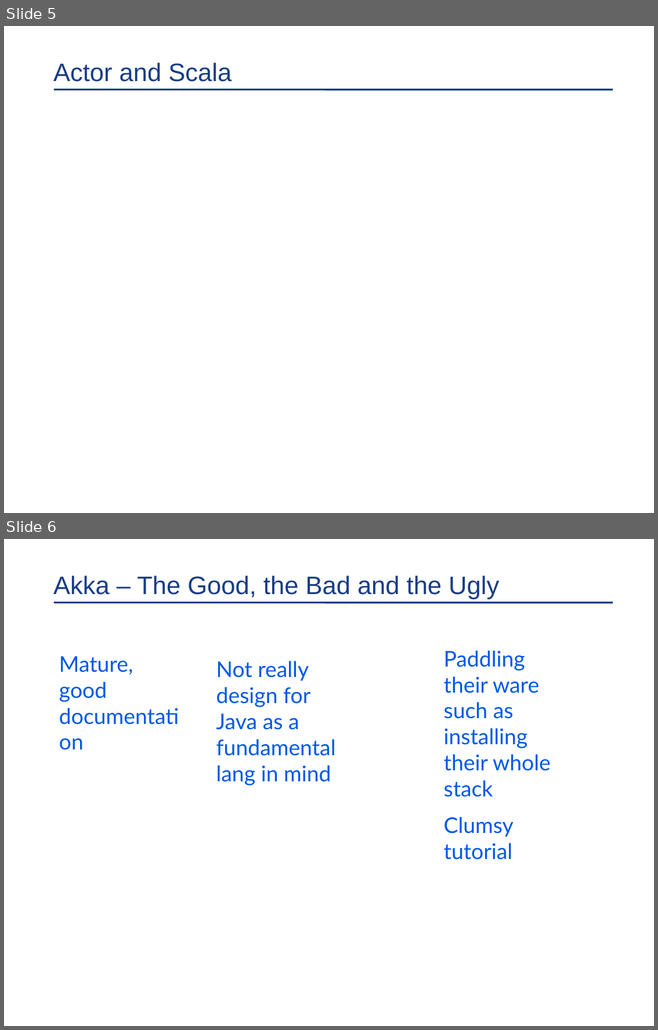
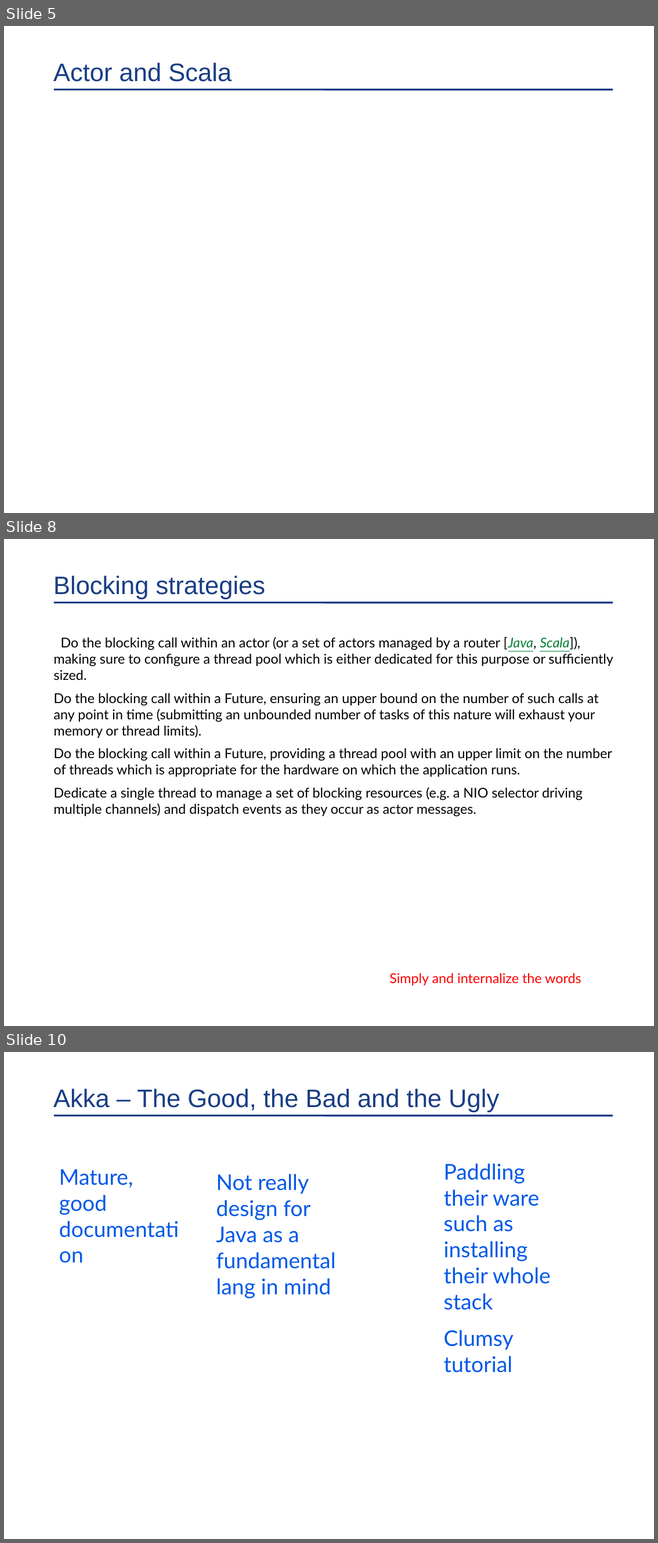
Before and after one commit to kangbiu/akka-tutorial-first-java, a slide deck: In Memory Data Grid Discussion.pptx. Shown one above the other, each under a label of ours: slides 5 and 6 before the commit, slides 5, 8 and 10 after it; the slides between them are not shown. The pictures are 658x1030 and 658x1543 pixels, drawn with LibreOffice and Linux fonts; fonts in the diff are those of the drawing; background and template pictures are left out. Boxes give left, top, right and bottom in pixels: in the first picture for what was removed or moved away, otherwise in the second. Text is boxed around its words. In the diff, an @@ line names an element or a change of style, - is before the commit and + after.

```diff
--- a/In Memory Data Grid Discussion.pptx
+++ b/In Memory Data Grid Discussion.pptx
@@ slide 8 added at [4, 539, 654, 1026], background #FFFFFF; not listed: 1 template element that a slide beside it also shows @@
@@ title added at [53, 576, 266, 599], 28 pt, text #193D85 @@
+Blocking strategies
@@ text added at [54, 637, 613, 817], 15 pt, text #000000 @@
+Do the blocking call within an actor (or a set of actors managed by a router [Java, Scala]), making sure to configure a thread pool which is either dedicated for this purpose or sufficiently sized.
+Do the blocking call within a Future, ensuring an upper bound on the number of such calls at any point in time (submitting an unbounded number of tasks of this nature will exhaust your memory or thread limits).
+Do the blocking call within a Future, providing a thread pool with an upper limit on the number of threads which is appropriate for the hardware on which the application runs.
+Dedicate a single thread to manage a set of blocking resources (e.g. a NIO selector driving multiple channels) and dispatch events as they occur as actor messages.
@@ text added at [389, 973, 581, 986], 15 pt, text #FF0000 @@
+Simply and internalize the words
@@ what was slide 6 is now slide 10 @@
```
Also in this commit, not shown: 3 other slides added.
